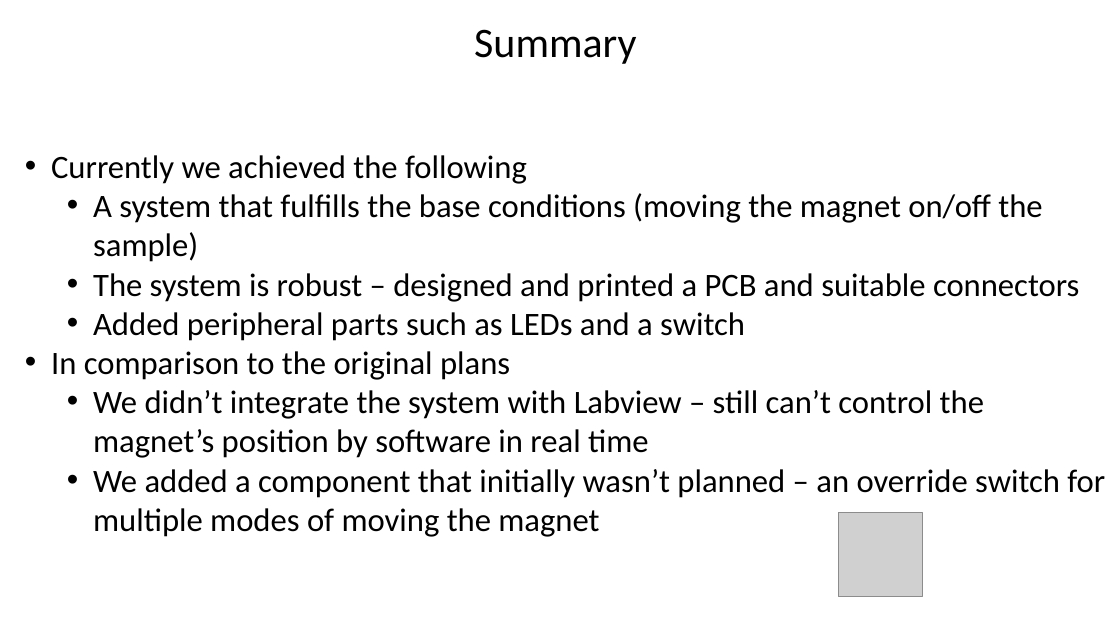
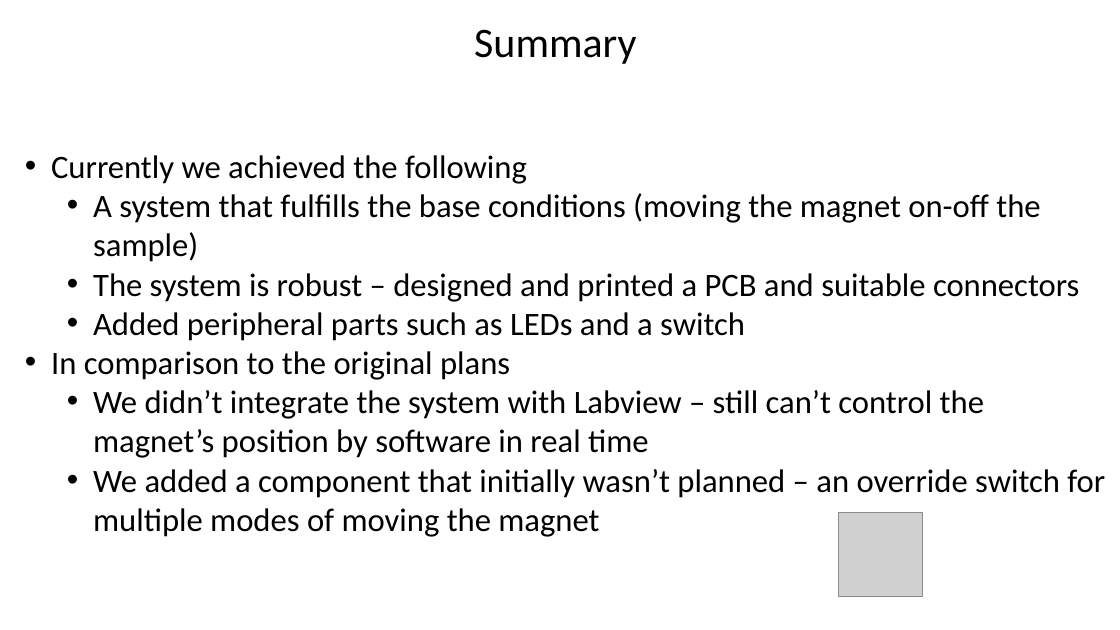
Before and after one commit to eylonk12/university_project, a slide deck: slide 9 of main/prs_2022-048p.pptx. Drawn at 1120x630 pixels with LibreOffice and Linux fonts; fonts in the diff are those of the drawing; grey boxes stand for pictures; background and template pictures are left out. Boxes give left, top, right and bottom in pixels: in the first picture for what was removed or moved away, otherwise in the second. Text is boxed around its words. In the diff, an @@ line names an element or a change of style, - is before the commit and + after.

```diff
--- a/main/prs_2022-048p.pptx
+++ b/main/prs_2022-048p.pptx
@@ text at (93, 193, 1040, 262): text changed @@
-  • A system that fulfills the base conditions (moving the magnet on/off the sample)
+  • A system that fulfills the base conditions (moving the magnet on-off the sample)
```
Also in this commit, not shown: 4 other slides changed, 2 other files.
